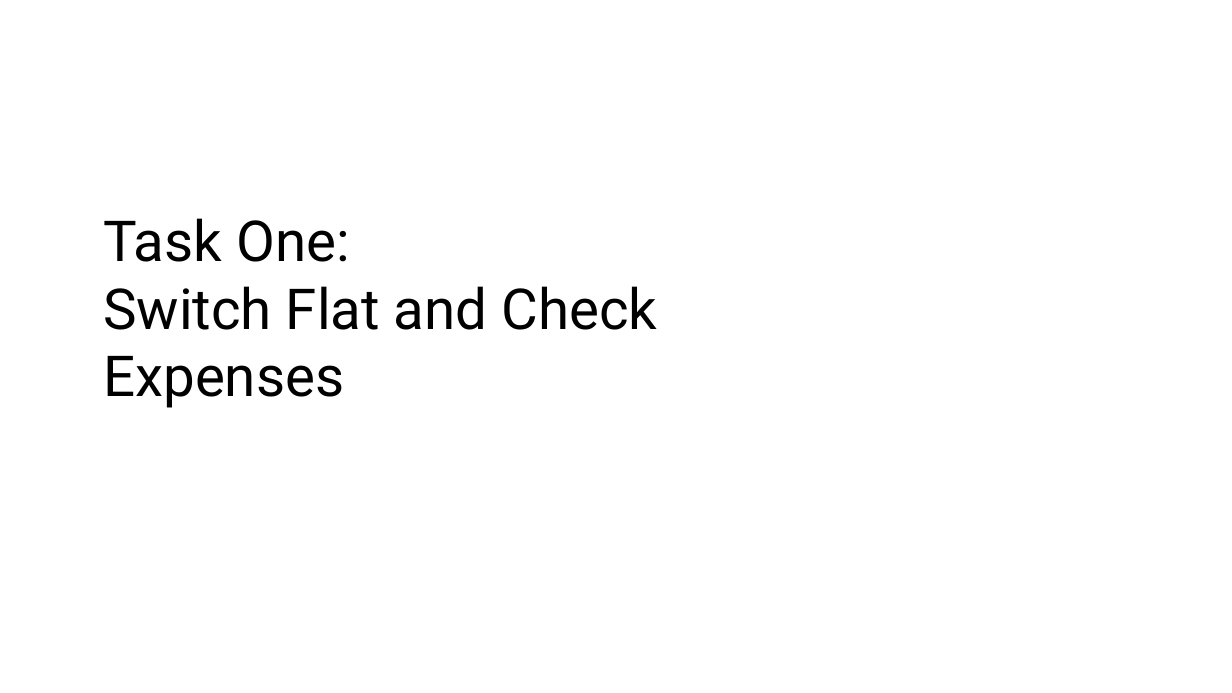
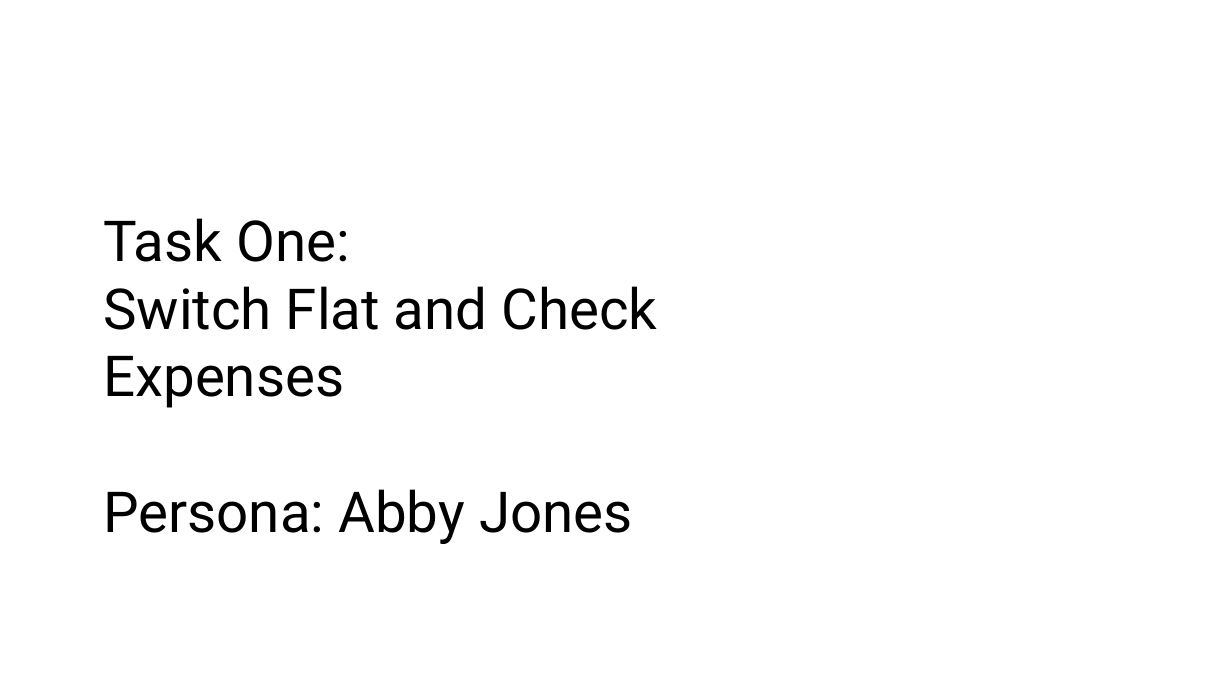
Before and after one commit to SolidCaterpillar/SWEN303-Group-Project-Part-1, a slide deck: slide 1 of Cognitive_Presentations/Cognitive_Presentation_ZArn.pptx. Drawn at 1232x693 pixels with LibreOffice and Linux fonts; fonts in the diff are those of the drawing. Boxes give left, top, right and bottom in pixels: in the first picture for what was removed or moved away, otherwise in the second. Text is boxed around its words. In the diff, an @@ line names an element or a change of style, - is before the commit and + after.

```diff
--- a/Cognitive_Presentations/Cognitive_Presentation_ZArn.pptx
+++ b/Cognitive_Presentations/Cognitive_Presentation_ZArn.pptx
@@ text at (x1=103, y1=218, x2=658, y2=544): text changed @@
-Task One:
-Switch Flat and Check Expenses
+Task One:
+Switch Flat and Check Expenses
+Persona: Abby Jones
```
Also in this commit, not shown: 3 other slides changed.
